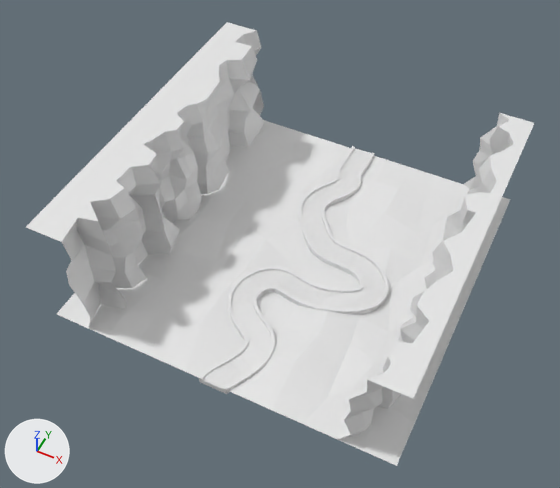
The FBX model Assets/Level (0).fbx: old version first, new version second.
Before and after are seen from a 50 mm lens placed at (15.7, -34.4, 43.2), pointed at (-0.5, -2.0, 2.8). Every picture has the same lights, and +X, +Y and +Z are marked at lower left. Where no turn or scale is listed for an object, it has been applied to the vertices. Vertices at the same position are counted once.
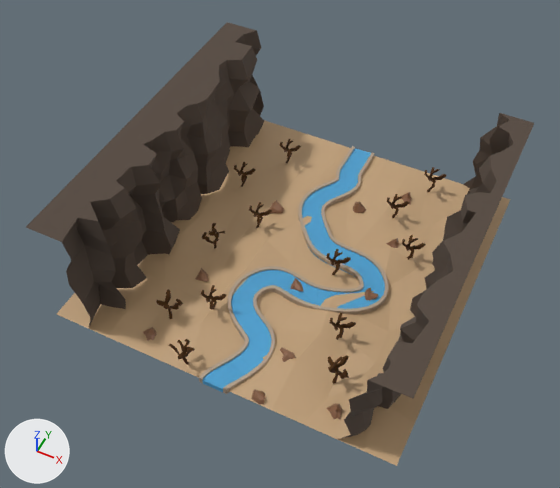
The newer file is also rescaled (x4.0), turned or shifted as a whole; pictures and numbers use the older file's frame.

Where the change shows, as pixel boxes [x1, y1, x2, y2] in the pictures (560 x 488 px):
'Plane.001', recoloured (white to beige): [57, 120, 510, 466] in both
'Plane', recoloured (white to brown): [26, 22, 534, 439] in both
'Plane.005', added: after [328, 355, 349, 384]
'Plane.016', added: after [329, 312, 356, 340]
'Plane.004', added: after [156, 289, 183, 319]
'Plane.003', added: after [169, 339, 195, 365]
'Plane.008', added: after [201, 285, 226, 310]
'Plane.009', added: after [327, 249, 351, 275]
'Plane.015', added: after [402, 235, 426, 260]
'Plane.007', added: after [202, 223, 225, 248]
'Plane.010', added: after [249, 202, 272, 228]
'Plane.011', added: after [387, 194, 410, 218]
'Sphere.009', added: after [327, 403, 342, 420]
'Plane.014', added: after [424, 167, 446, 192]
'Plane.013', added: after [234, 162, 256, 187]
'Sphere', added: after [252, 389, 266, 404]
'Plane.012', added: after [280, 139, 301, 163]
'Sphere.001', added: after [280, 347, 296, 362]
'Sphere.005', added: after [270, 200, 284, 213]
'Sphere.010', added: after [143, 327, 157, 341]
'Sphere.006', added: after [353, 201, 366, 213]
'Sphere.002', added: after [195, 268, 209, 282]
'Sphere.004', added: after [365, 288, 378, 301]
'Sphere.003', added: after [290, 278, 303, 291]
'Sphere.008', added: after [386, 238, 399, 248]
'Sphere.007', added: after [402, 192, 412, 205]
part 1 of me_plane_007, recoloured (white to blue): [202, 148, 385, 392] in both
part 2 of me_plane_007, recoloured (white to beige): [199, 146, 388, 394] in both

The change, as a diff of the scene's bpy script:
```diff
--- a/Assets/Level (0).fbx.py
+++ b/Assets/Level (0).fbx.py
@@ mat_water @@
+mat_water = principled_material('Water')
+mat_water.base_color = (0.0794, 0.377, 0.673)  # blue #50a5d6
+mat_water.roughness = 0.038
@@ mat_border @@
+mat_border = principled_material('Border')
+mat_border.base_color = (0.427, 0.334, 0.243)  # beige #af9c87
@@ me_plane_007 @@
-me_plane_007.from_pydata(...)  # 24474 vertices, 26040 faces; spans x -2.7..7.3, y -0.1..25.0, z 0.0..0.5
+me_plane_007.from_pydata(...)  # 24473 vertices, 26040 faces; spans x -2.7..7.3, y -0.1..25.0, z 0.0..0.5
+# me_plane_007 part 1: 7188 faces spanning x -2.7..7.3, y -0.1..25.0, z 0.0..0.5 switch from no material to mat_water (blue #50a5d6)
+# me_plane_007 part 2: 18834 faces spanning x -2.7..7.3, y -0.1..25.0, z 0.0..0.5 switch from no material to mat_border (beige #af9c87)
@@ me_plane @@
 me_plane.from_pydata(...)  # 411 vertices, 339 faces; spans x -12.5..12.5, y -12.5..12.5, z 0.0..8.8
+me_plane.materials.append(mat_walls)  # brown #564940
@@ me_plane_001 @@
 me_plane_001.from_pydata(...)  # 117 vertices, 96 faces; spans x -12.5..12.5, y -12.5..12.5, z -0.2..0.2
+me_plane_001.materials.append(mat_grouds)  # brown #c2a17a
@@ ob_plane_013 @@
+ob_plane_013 = bpy.data.objects.new('Plane.013', me_plane_013)  # 112 vertices, 110 faces; spans x -0.55..1.08, y -0.78..0.83, z 0.0..2.45; in mat_tree (brown #4b2a00)
+ob_plane_013.location = (-7.13, 4.48, -0.07)
@@ ob_sphere_005 @@
+ob_sphere_005 = bpy.data.objects.new('Sphere.005', me_sphere_005)  # 26 vertices, 32 faces; spans x -0.534..0.647, y -0.594..0.414, z -0.676..0.502; in mat_rock (brown #896146)
+ob_sphere_005.location = (-3.51, 3.34, 0.04)
@@ ob_plane_010 @@
+ob_plane_010 = bpy.data.objects.new('Plane.010', me_plane_013.copy())
+ob_plane_010.location = (-3.96, 1.06, -0.07)
@@ ob_plane_007 @@
+ob_plane_007 = bpy.data.objects.new('Plane.007', me_plane_007_1)  # 112 vertices, 110 faces; spans x -0.69..0.81, y -1.02..0.54, z 0.0..2.45; in mat_tree (brown #4b2a00)
+ob_plane_007.location = (-5.77, -2.19, -0.07)
@@ ob_plane_011 @@
+ob_plane_011 = bpy.data.objects.new('Plane.011', me_plane_013.copy())
+ob_plane_011.location = (4.87, 6.43, -0.07)
@@ ob_sphere_003 @@
+ob_sphere_003 = bpy.data.objects.new('Sphere.003', me_sphere_003)  # 26 vertices, 32 faces; spans x -0.455..0.63, y -0.574..0.424, z -0.611..0.475; in mat_rock (brown #896146)
+ob_sphere_003.location = (1.31, -2.92, 0.04)
@@ ob_plane_004 @@
+ob_plane_004 = bpy.data.objects.new('Plane.004', me_plane_004)  # 112 vertices, 110 faces; spans x -0.81..0.69, y -0.54..1.02, z 0.0..2.45; in mat_tree (brown #4b2a00)
+ob_plane_004.location = (-5.22, -9.28, -0.07)
@@ ob_sphere_002 @@
+ob_sphere_002 = bpy.data.objects.new('Sphere.002', me_sphere_003.copy())
+ob_sphere_002.location = (-5.09, -5.11, 0.04)
@@ ob_plane_014 @@
+ob_plane_014 = bpy.data.objects.new('Plane.014', me_plane_013.copy())
+ob_plane_014.location = (6.4, 10.54, -0.07)
@@ ob_plane_015 @@
+ob_plane_015 = bpy.data.objects.new('Plane.015', me_plane_013.copy())
+ob_plane_015.location = (7.38, 2.97, -0.07)
@@ ob_plane_009 @@
+ob_plane_009 = bpy.data.objects.new('Plane.009', me_plane_013.copy())
+ob_plane_009.location = (3.12, -0.65, -0.07)
@@ ob_sphere_008 @@
+ob_sphere_008 = bpy.data.objects.new('Sphere.008', me_sphere_008)  # 26 vertices, 32 faces; spans x -0.635..0.518, y -0.645..0.414, z -0.641..0.723; in mat_rock (brown #896146)
+ob_sphere_008.location = (6.02, 3.91, 0.04)
@@ ob_plane_003 @@
+ob_plane_003 = bpy.data.objects.new('Plane.003', me_plane_002)  # 112 vertices, 110 faces; spans x -1.13..0.54, y -0.84..0.89, z 0.0..2.45; in mat_tree (brown #4b2a00)
+ob_plane_003.location = (-2.25, -11.9, -0.07)
@@ ob_sphere_010 @@
+ob_sphere_010 = bpy.data.objects.new('Sphere.010', me_sphere_008.copy())
+ob_sphere_010.location = (-5.77, -10.98, 0.04)
@@ ob_sphere_007 @@
+ob_sphere_007 = bpy.data.objects.new('Sphere.007', me_sphere_008.copy())
+ob_sphere_007.location = (5.15, 8.92, 0.04)
@@ ob_sphere_006 @@
+ob_sphere_006 = bpy.data.objects.new('Sphere.006', me_sphere_006)  # 26 vertices, 32 faces; spans x -0.472..0.651, y -0.512..0.636, z -0.386..0.684; in mat_rock (brown #896146)
+ob_sphere_006.location = (2.19, 6.27, 0.04)
@@ ob_sphere @@
+ob_sphere = bpy.data.objects.new('Sphere', me_sphere)  # 26 vertices, 32 faces; spans x -0.51..0.593, y -0.404..0.645, z -0.526..0.602; in mat_rock (brown #896146)
+ob_sphere.location = (2.97, -12.07, 0.04)
@@ ob_plane_016 @@
+ob_plane_016 = bpy.data.objects.new('Plane.016', me_plane_013.copy())
+ob_plane_016.location = (5.61, -5.67, -0.07)
@@ ob_sphere_009 @@
+ob_sphere_009 = bpy.data.objects.new('Sphere.009', me_sphere_008.copy())
+ob_sphere_009.location = (7.76, -10.71, 0.04)
@@ ob_plane_005 @@
+ob_plane_005 = bpy.data.objects.new('Plane.005', me_plane_005)  # 112 vertices, 110 faces; spans x -0.71..0.97, y -0.57..1.12, z 0.0..2.45; in mat_tree (brown #4b2a00)
+ob_plane_005.location = (6.83, -8.87, -0.07)
@@ ob_plane_008 @@
+ob_plane_008 = bpy.data.objects.new('Plane.008', me_plane_013.copy())
+ob_plane_008.location = (-3.1, -7.42, -0.07)
@@ ob_sphere_001 @@
+ob_sphere_001 = bpy.data.objects.new('Sphere.001', me_sphere_001)  # 26 vertices, 32 faces; spans x -0.704..0.606, y -0.669..0.381, z -0.627..0.429; in mat_rock (brown #896146)
+ob_sphere_001.location = (3.33, -8.46, 0.04)
@@ ob_sphere_004 @@
+ob_sphere_004 = bpy.data.objects.new('Sphere.004', me_sphere_004)  # 26 vertices, 32 faces; spans x -0.37..0.627, y -0.687..0.477, z -0.476..0.61; in mat_rock (brown #896146)
+ob_sphere_004.location = (6.24, -1.48, 0.04)
@@ ob_plane_012 @@
+ob_plane_012 = bpy.data.objects.new('Plane.012', me_plane_013.copy())
+ob_plane_012.location = (-5.16, 8.55, -0.07)
```
